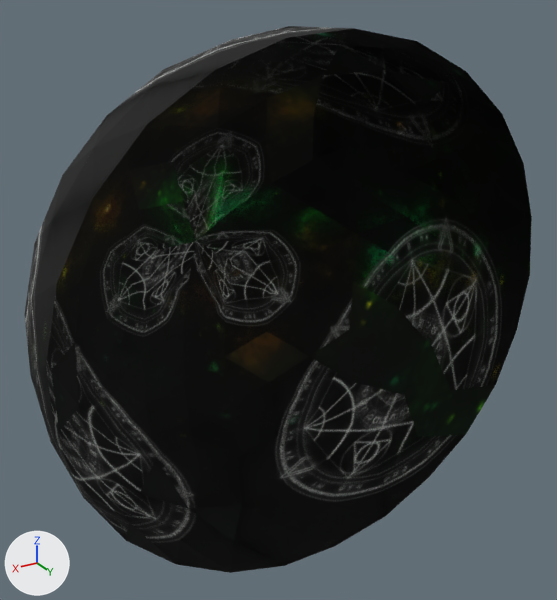
The OBJ model sceneobjs/lostatlantis/lostatlantis_mofa_01.obj as it was, and as the next commit left it.
Before and after are seen from a 50 mm camera at (737.0, 1039.0, 602.0) aimed at (-35.0, -248.0, -41.0). Lighting does not change. The marker at lower left points along +X, +Y and +Z. Where no turn or scale is listed for an object, it has been applied to the vertices. Vertices at the same position are counted once.

In view in the first picture: 'lostatlantis_mofa_01'.
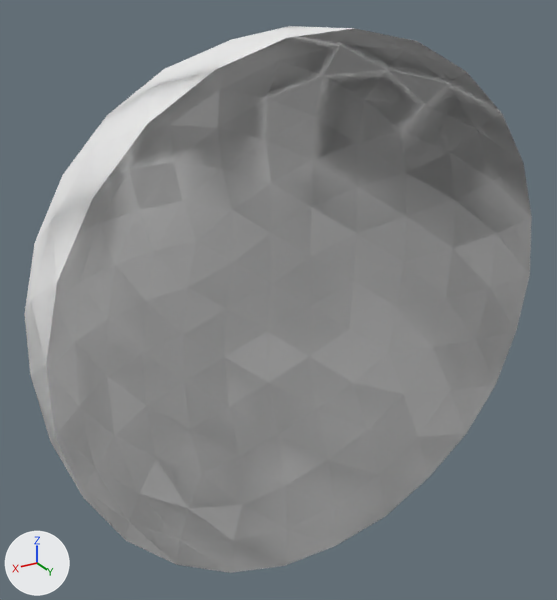
The change, as a list of edits to the scene's bpy script:
```text
Add mat_material_2_1:
    mat_material_2_1 = principled_material('material_2')
    mat_material_2_1.base_color = (0.8, 0.8, 0.8)  # white #e7e7e7
    mat_material_2_1.roughness = 1.0
Add mat_material_3_1:
    mat_material_3_1 = principled_material('material_3')
    mat_material_3_1.base_color = (0.8, 0.8, 0.8)  # white #e7e7e7
    mat_material_3_1.roughness = 1.0
Change me_lostatlantis_mofa_01:
    where me_lostatlantis_mofa_01.from_pydata(...)  # 234 vertices, 524 faces; spans x -516.0..515.0, y -574.0..-4.0, z -515.0..515.0
    used by ob_lostatlantis_mofa_01; location = (0.0, 0.0, 0.0)
    me_lostatlantis_mofa_01 part 1: all 275 faces that had it switch from mat_material_2 (picture img_tx_lostatlantis_mofa_01_14_png) to mat_material_2_1 (white #e7e7e7)
    me_lostatlantis_mofa_01 part 2: all 249 faces that had it switch from mat_material_3 (picture img_tx_lostatlantis_mofa_01_05_png) to mat_material_3_1 (white #e7e7e7)
```

Where the change shows, as pixel boxes [x1, y1, x2, y2] in the pictures (557 x 600 px):
part 1 of me_lostatlantis_mofa_01, recoloured (black to grey): [25, 27, 532, 572] in both
part 2 of me_lostatlantis_mofa_01, recoloured (black to grey): [24, 26, 532, 573] in both
